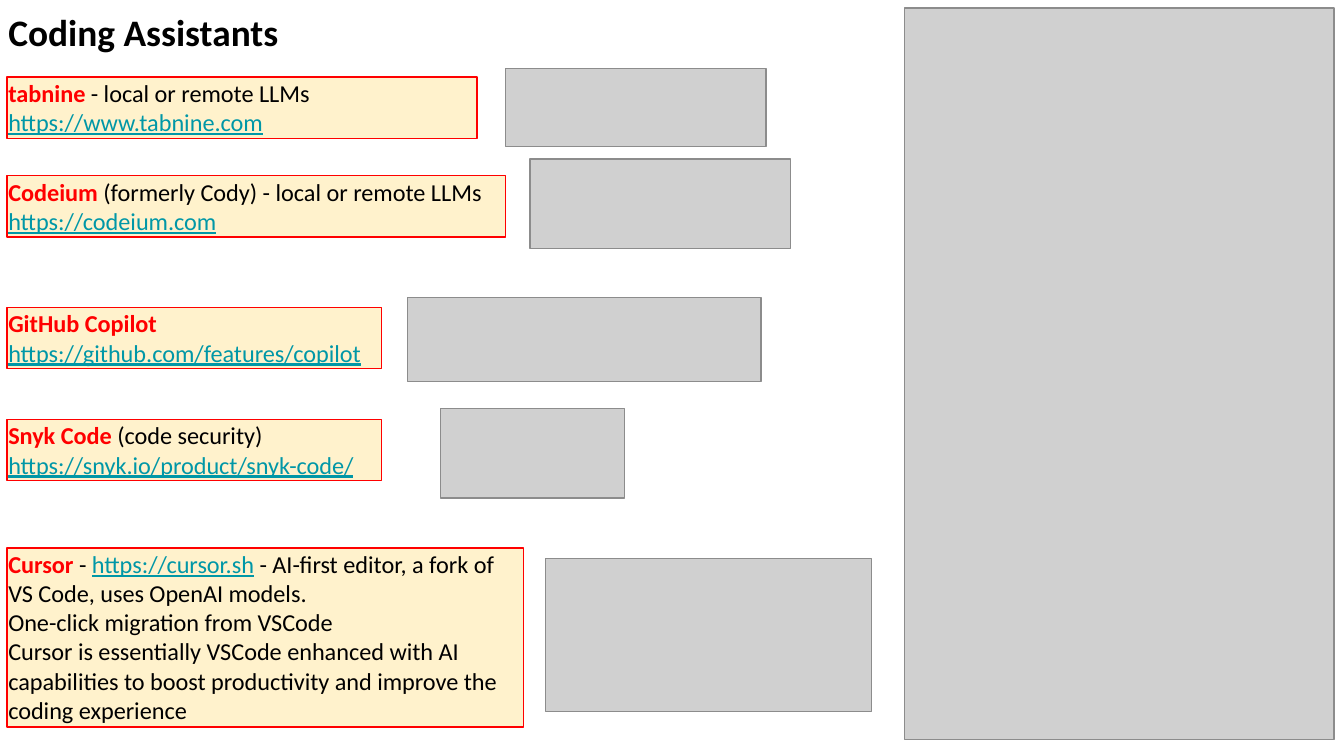
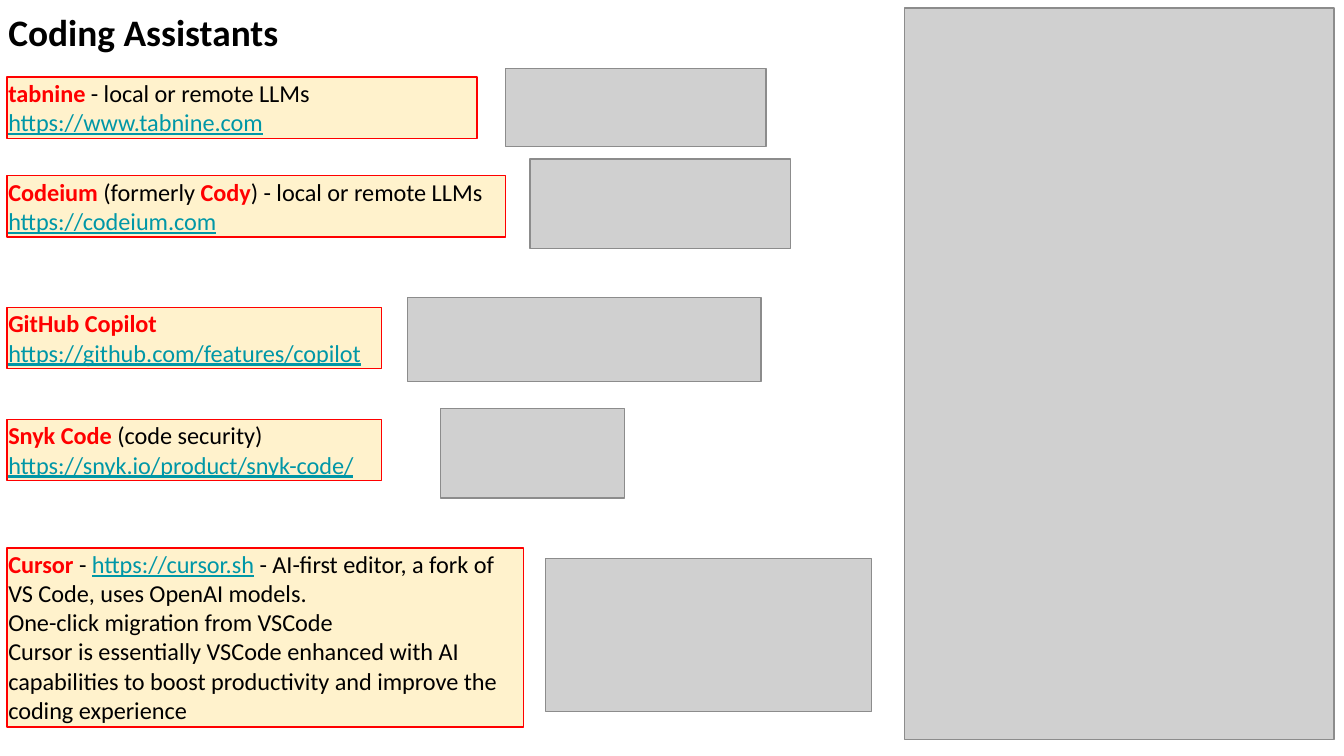
Before and after one commit to lselector/seminar, a slide deck: slide 12 of 2024/2024-05-17-AI-Updates.pptx. Drawn at 1344x756 pixels with LibreOffice and Linux fonts; fonts in the diff are those of the drawing; grey boxes stand for pictures. Boxes give left, top, right and bottom in pixels: in the first picture for what was removed or moved away, otherwise in the second. Text is boxed around its words. In the diff, an @@ line names an element or a change of style, - is before the commit and + after.

```diff
--- a/2024/2024-05-17-AI-Updates.pptx
+++ b/2024/2024-05-17-AI-Updates.pptx
@@ text in rectangle at (8, 183, 483, 205): text colour #000000 to #FF0000, bold on in "Cody)" @@
```
Also in this commit, not shown: 2 other slides changed.
